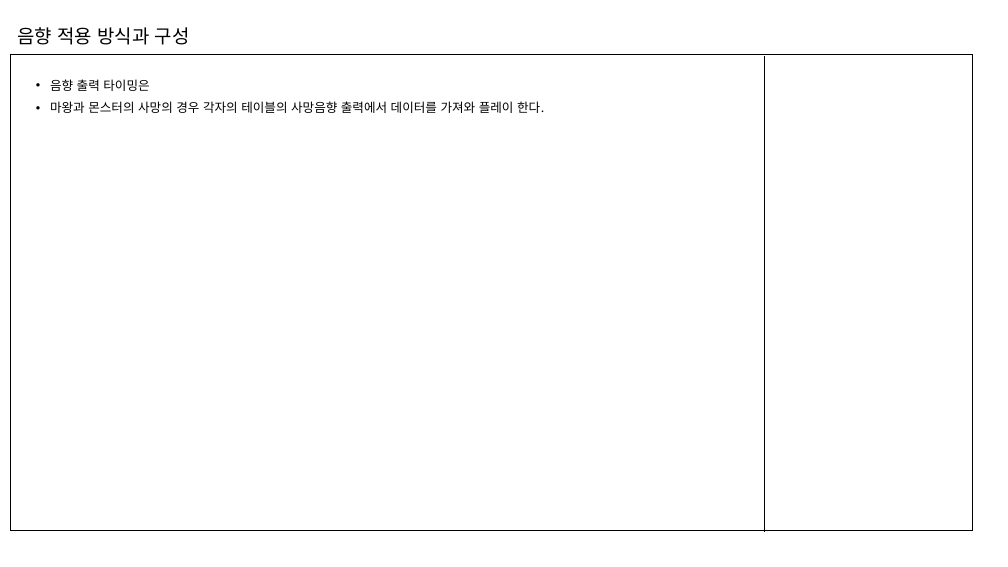
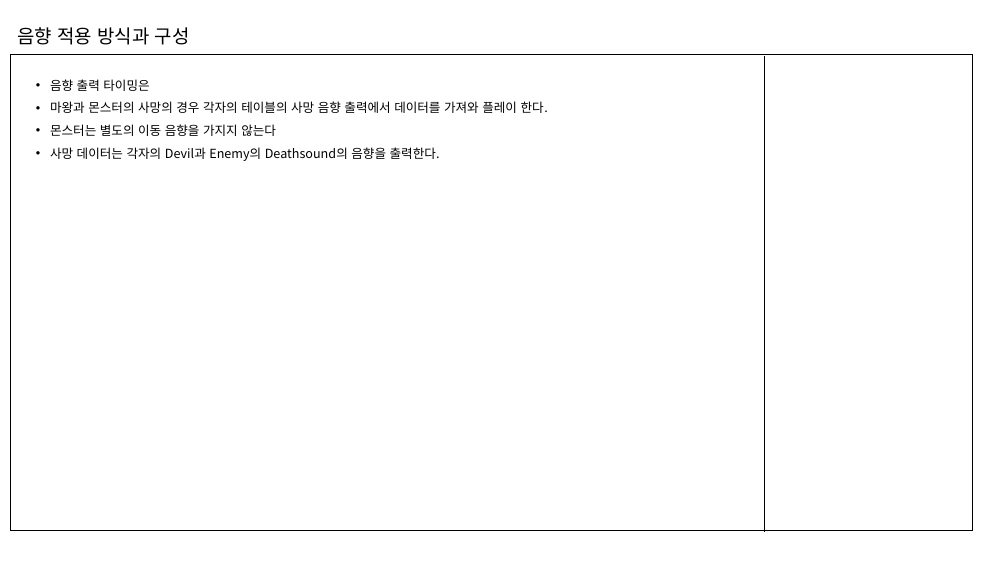
Before and after one commit to kimmk1533/DefensiveDungeon, a slide deck: slide 3 of Documents/이전 작업 내용/[김세윤]음향_적용방식_1121.pptx. Drawn at 1008x567 pixels with LibreOffice and Linux fonts; fonts in the diff are those of the drawing. Boxes give left, top, right and bottom in pixels: in the first picture for what was removed or moved away, otherwise in the second. Text is boxed around its words. In the diff, an @@ line names an element or a change of style, - is before the commit and + after.

Commit message:
음향 문서 최종 수정
음향 문서 최종 수정

```diff
--- a/Documents/이전 작업 내용/[김세윤]음향_적용방식_1121.pptx
+++ b/Documents/이전 작업 내용/[김세윤]음향_적용방식_1121.pptx
@@ text at [50, 101, 548, 161]: text changed @@
-• 마왕과 몬스터의 사망의 경우 각자의 테이블의 사망음향 출력에서 데이터를 가져와 플레이 한다.
+• 마왕과 몬스터의 사망의 경우 각자의 테이블의 사망 음향 출력에서 데이터를 가져와 플레이 한다.
+• 몬스터는 별도의 이동 음향을 가지지 않는다
+• 사망 데이터는 각자의 Devil과 Enemy의 Deathsound의 음향을 출력한다.
```
